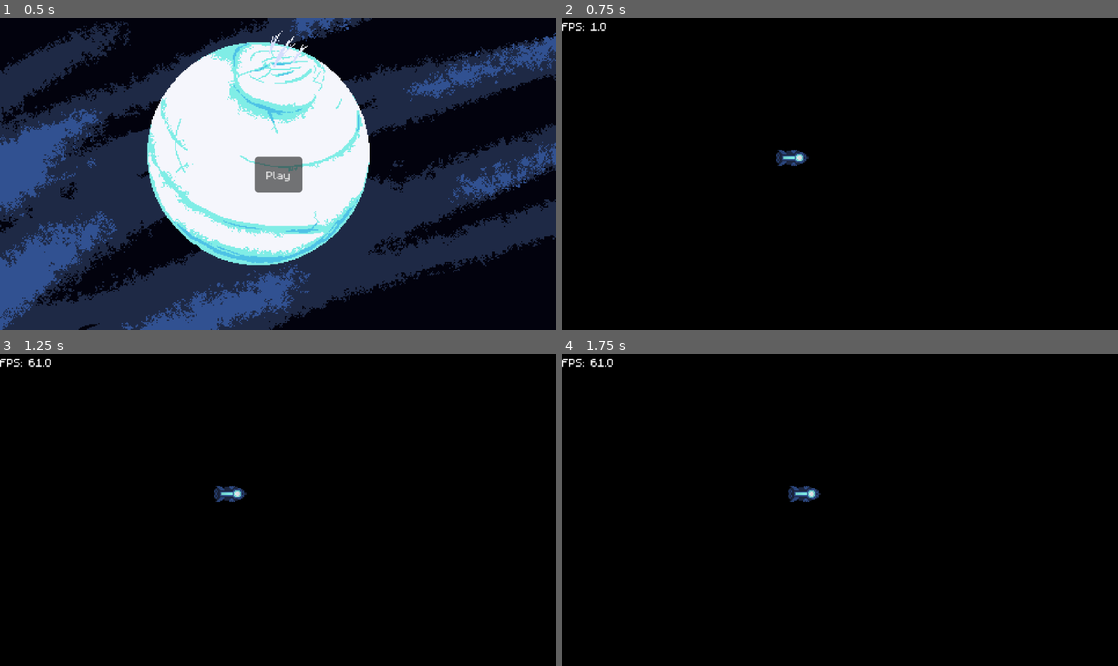
Above: before the commit, frames 1-4 (two rows, left to right).
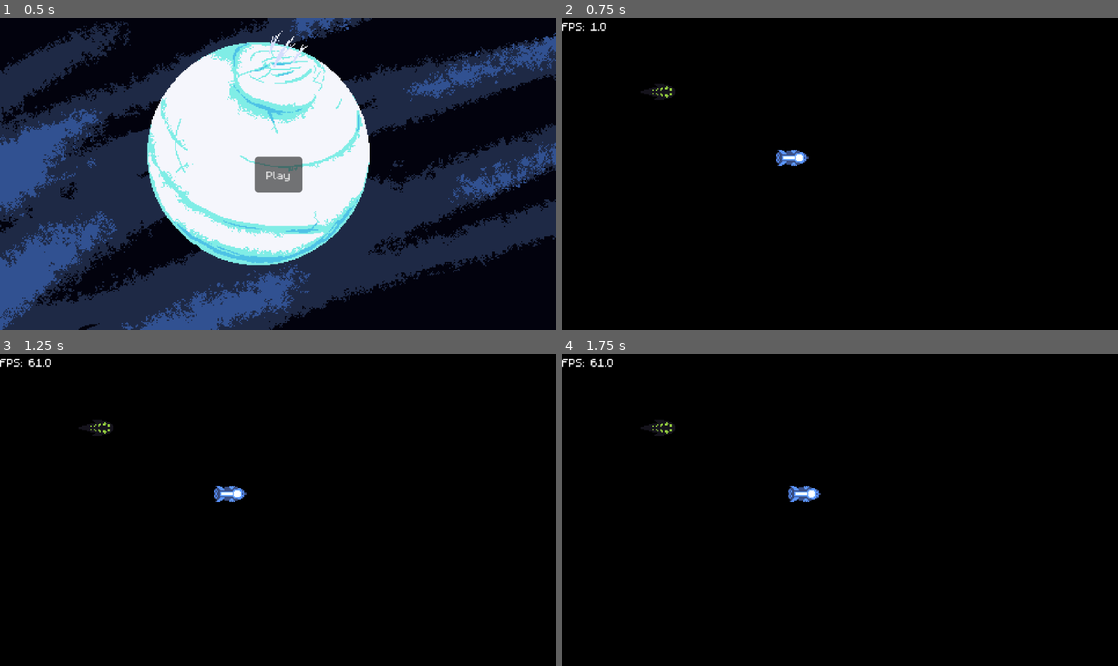
Above: after the commit, the same moments.

Repository: austingwatson/Depths
Game: Godot game, scene res://scenes/title_screen.tscn
Two runs of this game, one before a commit and one after it. Both use one fixed random seed, a clock stepped at 60 frames per second and the inputs below.
Inputs (mouse positions are in pixels of both pictures, inside the frame that each line leads up to):
- Up to frame 1 (0.5 s): no input
- Up to frame 2 (0.75 s): click "Play" at 0.5 s
- Up to frame 3 (1.25 s): no input
- Up to frame 4 (1.75 s): move the mouse to (962, 494) at 1.27 s; hold Space (thrust) from 1.28 s (still down); hold Right mouse button (rotate) from 1.28 s (still down); click (962, 494) at 1.55 s

Frame 1 is identical in both runs. In frame 2, 0.4% of the frame differs, in the area x 14-45%, y 21-48%; in frame 3, 0.4%; in frame 4, 0.4%, in the area x 14-47%, y 21-48%.

Commit message:
added torpedo

Diff:
--- a/project.godot
+++ b/project.godot
@@ -14,6 +14,16 @@
 run/main_scene="uid://b8p3g7w81vtm2"
 config/features=PackedStringArray("4.4", "GL Compatibility")
 config/icon="res://assets/textures/icon.svg"
+
+[autoload]
+
+ProjectileManager="*res://scenes/global/projectile_manager.tscn"
+
+[debug]
+
+gdscript/warnings/shadowed_variable=0
+gdscript/warnings/shadowed_variable_base_class=0
+gdscript/warnings/shadowed_global_identifier=0
 
 [display]
 
--- a/scenes/component/hit_box.tscn
+++ b/scenes/component/hit_box.tscn
@@ -1,10 +1,6 @@
-[gd_scene load_steps=3 format=3 uid="uid://b0foxywnu3rrx"]
+[gd_scene load_steps=2 format=3 uid="uid://b0foxywnu3rrx"]
 
 [ext_resource type="Script" uid="uid://d2ldiagqpdtns" path="res://scripts/component/hit_box.gd" id="1_2cddn"]
-
-[sub_resource type="CircleShape2D" id="CircleShape2D_7snd3"]
-resource_local_to_scene = true
-radius = 8.0
 
 [node name="HitBox" type="Area2D"]
 input_pickable = false
@@ -12,6 +8,5 @@
 script = ExtResource("1_2cddn")
 
 [node name="CollisionShape2D" type="CollisionShape2D" parent="."]
-shape = SubResource("CircleShape2D_7snd3")
 
 [connection signal="area_entered" from="." to="." method="_on_area_entered"]
--- a/scenes/entity/actor/hunter_fish.tscn
+++ b/scenes/entity/actor/hunter_fish.tscn
@@ -1,15 +1,23 @@
-[gd_scene load_steps=4 format=3 uid="uid://daxpl8wgwrd7w"]
+[gd_scene load_steps=5 format=3 uid="uid://daxpl8wgwrd7w"]
 
-[ext_resource type="PackedScene" uid="uid://b0foxywnu3rrx" path="res://scenes/component/hit_box.tscn" id="1_cxbke"]
 [ext_resource type="Texture2D" uid="uid://cc2bgbvc2jubk" path="res://assets/textures/entity/hunter_fish.png" id="1_p6sfq"]
+[ext_resource type="Script" uid="uid://b8wcqwldkw4th" path="res://scripts/entity/actor/hunter_fish.gd" id="1_snnp5"]
+[ext_resource type="PackedScene" uid="uid://b0rymrbfbbdhr" path="res://scenes/component/hurt_box.tscn" id="3_vbyxb"]
 
 [sub_resource type="AtlasTexture" id="AtlasTexture_fmqt7"]
 atlas = ExtResource("1_p6sfq")
 region = Rect2(1, 17, 30, 14)
 
 [node name="HunterFish" type="Node2D"]
+script = ExtResource("1_snnp5")
 
 [node name="Sprite2D" type="Sprite2D" parent="."]
 texture = SubResource("AtlasTexture_fmqt7")
 
-[node name="HitBox" parent="." instance=ExtResource("1_cxbke")]
+[node name="HurtBox" parent="." instance=ExtResource("3_vbyxb")]
+collision_layer = 4
+collision_mask = 2
+max_health = 1
+health = 1
+
+[connection signal="dead" from="HurtBox" to="." method="_on_hurt_box_dead"]
--- a/scenes/entity/actor/player.tscn
+++ b/scenes/entity/actor/player.tscn
@@ -28,3 +28,5 @@
 [node name="PointLight2D" type="PointLight2D" parent="."]
 texture = ExtResource("5_f6cxi")
 texture_scale = 0.5
+
+[connection signal="hurt" from="HurtBox" to="." method="_on_hurt_box_hurt"]
--- /dev/null
+++ b/scenes/entity/projectile/torpedo.tscn
@@ -0,0 +1,23 @@
+[gd_scene load_steps=5 format=3 uid="uid://cx7o0wwwkfa4t"]
+
+[ext_resource type="Script" uid="uid://cims7evy1pj8i" path="res://scripts/entity/projectile/torpedo.gd" id="1_v7qta"]
+[ext_resource type="PackedScene" uid="uid://dgefqrqeh3evl" path="res://scenes/component/movement.tscn" id="2_o4jdw"]
+[ext_resource type="PackedScene" uid="uid://b0foxywnu3rrx" path="res://scenes/component/hit_box.tscn" id="2_oaaup"]
+
+[sub_resource type="CircleShape2D" id="CircleShape2D_xxt06"]
+radius = 4.0
+
+[node name="Torpedo" type="Node2D"]
+script = ExtResource("1_v7qta")
+
+[node name="Movement" parent="." node_paths=PackedStringArray("entity") instance=ExtResource("2_o4jdw")]
+entity = NodePath("..")
+max_speed = 500.0
+acceleration = 100.0
+deceleration = 500.0
+rotation_speed = 100.0
+
+[node name="HitBox" parent="." instance=ExtResource("2_oaaup")]
+shape = SubResource("CircleShape2D_xxt06")
+
+[connection signal="hit" from="HitBox" to="." method="_on_hit_box_hit"]
--- a/scenes/game.tscn
+++ b/scenes/game.tscn
@@ -7,6 +7,7 @@
 [node name="Game" type="Node"]
 
 [node name="CanvasModulate" type="CanvasModulate" parent="."]
+visible = false
 color = Color(0, 0, 0, 1)
 
 [node name="HUD" parent="." instance=ExtResource("1_uwrxv")]
--- /dev/null
+++ b/scenes/global/projectile_manager.tscn
@@ -0,0 +1,8 @@
+[gd_scene load_steps=2 format=3 uid="uid://clyheieveregt"]
+
+[ext_resource type="Script" uid="uid://dtth1rbvewc6a" path="res://scripts/global/projectile_manager.gd" id="1_sn157"]
+
+[node name="BulletManager" type="Node"]
+script = ExtResource("1_sn157")
+friendly_layer = 2
+friendly_mask = 12
--- a/scripts/component/hit_box.gd
+++ b/scripts/component/hit_box.gd
@@ -4,7 +4,12 @@
 signal hit
 
 @export var damage: int
+@export var shape: Shape2D
 @onready var collision_shape := $CollisionShape2D
+
+
+func _ready() -> void:
+	collision_shape.shape = shape
 
 
 func enable() -> void:
@@ -16,6 +21,6 @@
 
 
 func _on_area_entered(area: Area2D) -> void:
-	if area is HitBox:
-		area.take_damage(area.damage)
+	if area is HurtBox:
+		area.take_damage(damage)
 		hit.emit()
--- /dev/null
+++ b/scripts/entity/actor/hunter_fish.gd
@@ -0,0 +1,6 @@
+class_name HunterFish
+extends Node2D
+
+
+func _on_hurt_box_dead() -> void:
+	queue_free()
--- a/scripts/entity/actor/player.gd
+++ b/scripts/entity/actor/player.gd
@@ -3,6 +3,12 @@
 
 @onready var movement := $Movement
 var rotate_down := false
+
+
+func _unhandled_input(_event: InputEvent) -> void:
+	if Input.is_action_just_pressed("shoot"):
+		var direction := Vector2.RIGHT.rotated(rotation)
+		ProjectileManager.add_friendly_torpedo(global_position, direction, 1)
 
 
 func _physics_process(delta: float) -> void:
@@ -14,3 +20,7 @@
 		movement.move(direction, delta)
 	else:
 		movement.stop(direction, delta)
+
+
+func _on_hurt_box_hurt(max_health: int, health: int) -> void:
+	print(health, "/", max_health)
--- /dev/null
+++ b/scripts/entity/projectile/torpedo.gd
@@ -0,0 +1,23 @@
+class_name Bullet
+extends Node2D
+
+@onready var movement := $Movement
+var direction := Vector2.ZERO
+
+
+func init(global_position: Vector2, direction: Vector2, layer: int, mask: int, damage: int) -> void:
+	self.global_position = global_position
+	self.direction = direction
+
+	var hit_box := $HitBox
+	hit_box.collision_layer = layer
+	hit_box.collision_mask = mask
+	hit_box.damage = damage
+
+
+func _physics_process(delta: float) -> void:
+	movement.move(direction, delta)
+
+
+func _on_hit_box_hit() -> void:
+	queue_free()
--- /dev/null
+++ b/scripts/global/projectile_manager.gd
@@ -0,0 +1,10 @@
+extends Node
+
+const torpedo_scene := preload("res://scenes/entity/projectile/torpedo.tscn")
+@export_flags_2d_physics var friendly_layer: int
+@export_flags_2d_physics var friendly_mask: int
+
+func add_friendly_torpedo(global_position: Vector2, target_position: Vector2, damage: int) -> void:
+	var torpedo := torpedo_scene.instantiate()
+	add_child(torpedo)
+	torpedo.init(global_position, target_position, friendly_layer, friendly_mask, damage)
Not shown, added: scripts/entity/actor/hunter_fish.gd.uid
Not shown, added: scripts/entity/projectile/torpedo.gd.uid
Not shown, added: scripts/global/projectile_manager.gd.uid
